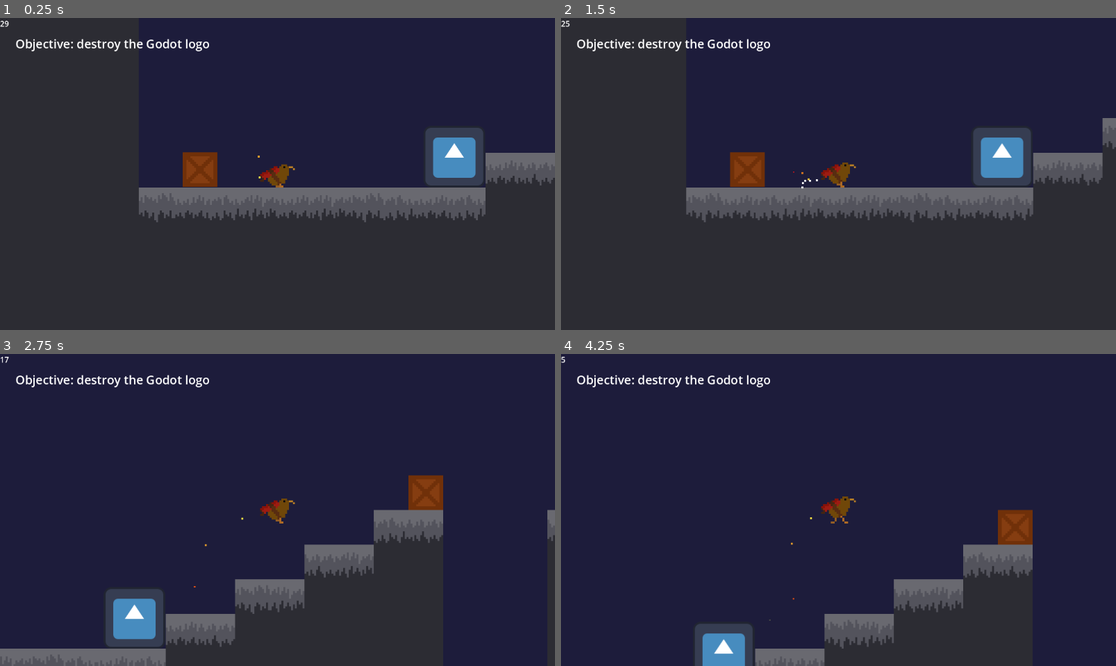
Above: before the commit, frames 1-4 (two rows, left to right).
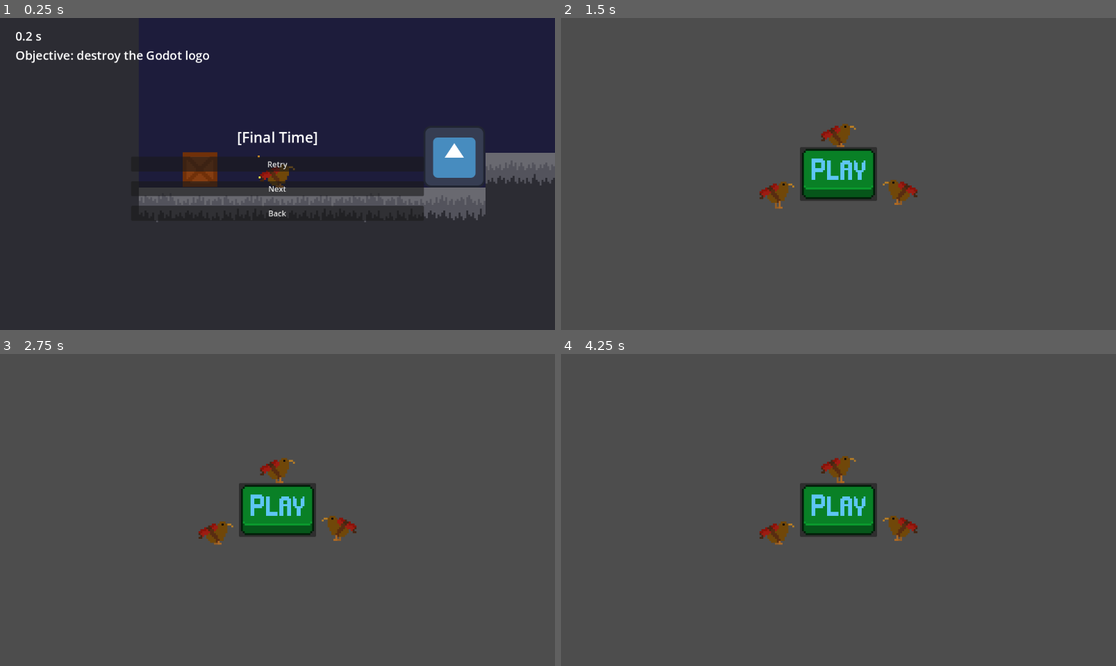
Above: after the commit, the same moments.

Repository: PixelParrot4/tactical-explosive-kiwi-simulator-2004
Game: Godot game, scene res://level_1.tscn
Same seed, same stepped clock (60 frames per second), same inputs: the game is played once before the commit and once after it. This scene is started directly instead of the project's main scene. The engine's default icon, where the game draws it, is replaced by a stand-in: a white triangle on a blue panel in a dark square.
Inputs (mouse positions are in pixels of both pictures, inside the frame that each line leads up to):
- Up to frame 1 (0.25 s): no input
- Up to frame 2 (1.5 s): click (838, 214) at 0.5 s, where only the run after the commit has a clickable "Back"; move the mouse to (960, 158) at 1.27 s; press the mouse at (960, 158) at 1.28 s; hold Right (right) from 1.28 s (still down)
- Up to frame 3 (2.75 s): keep holding Right (right); tap Up (ui_up) at 1.52, 2.27 s; move the mouse to (166, 525) at 2.02 s; release the mouse at (166, 525) at 2.03 s; click (166, 525) at 2.1 s
- Up to frame 4 (4.25 s): move the mouse to (894, 441) at 2.77 s; release Right (right) at 2.78 s; press the mouse at (894, 441) at 2.78 s; hold Left (left) 2.78-3.53 s; move the mouse to (810, 572) at 3.52 s; release the mouse at (810, 572) at 3.53 s; hold Right (right) from 3.53 s (still down); click (810, 572) at 3.6 s; tap Up (ui_up) at 3.77 s

The runs differ from the first frame. In frame 1, 4.8% of the frame differs, in the area x 0-77%, y 0-66%; in frame 2, 95%; in frame 3, 96%; in frame 4, 97%, in the area x 0-100%, y 0-100%.

Commit message:
added stopwatch for speedrunning, minor ui changes

Diff:
--- a/camera_and_ui.tscn
+++ b/camera_and_ui.tscn
@@ -86,6 +86,7 @@
 layout_mode = 2
 
 [node name="TimeLeft" type="Label" parent="UI"]
+visible = false
 layout_mode = 0
 offset_right = 40.0
 offset_bottom = 23.0
@@ -122,7 +123,6 @@
 color = Color(0.384314, 0.384314, 0.384314, 0.313726)
 
 [node name="EndScreen" type="VBoxContainer" parent="UI"]
-visible = false
 z_index = 2
 layout_mode = 1
 anchors_preset = 8
@@ -140,6 +140,7 @@
 alignment = 1
 
 [node name="Stars" type="HBoxContainer" parent="UI/EndScreen"]
+visible = false
 layout_mode = 2
 
 [node name="Sprite2D" type="Sprite2D" parent="UI/EndScreen/Stars"]
@@ -154,8 +155,9 @@
 position = Vector2(560, -70)
 texture = ExtResource("3_di54l")
 
-[node name="Label" type="Label" parent="UI/EndScreen"]
-layout_mode = 2
+[node name="FinalTime" type="Label" parent="UI/EndScreen"]
+layout_mode = 2
+theme_override_font_sizes/font_size = 30
 text = "[Final Time]"
 horizontal_alignment = 1
 
@@ -175,11 +177,24 @@
 [node name="Objective" type="Label" parent="UI"]
 layout_mode = 0
 offset_left = 32.0
-offset_top = 36.0
-offset_right = 291.0
-offset_bottom = 59.0
+offset_top = 60.0
+offset_right = 436.0
+offset_bottom = 95.0
 theme_override_font_sizes/font_size = 25
 text = "Objective: destroy the Godot logo"
+
+[node name="Stopwatch" type="Label" parent="UI"]
+layout_mode = 0
+offset_left = 32.0
+offset_top = 20.0
+offset_right = 270.0
+offset_bottom = 55.0
+theme_override_font_sizes/font_size = 25
+text = "[time spent in level]"
+
+[node name="StopwatchTimer" type="Timer" parent="UI"]
+wait_time = 0.1
+autostart = true
 
 [node name="CollisionShape2D" type="CollisionShape2D" parent="."]
 shape = SubResource("RectangleShape2D_6yqyg")
@@ -189,3 +204,4 @@
 [connection signal="value_changed" from="UI/VBoxContainer/GravityHSlider" to="UI" method="_on_gravity_h_slider_value_changed"]
 [connection signal="value_changed" from="UI/VBoxContainer/ExraGravityHSlider" to="UI" method="_on_exra_gravity_h_slider_value_changed"]
 [connection signal="value_changed" from="UI/VBoxContainer/FrictionHSlider" to="UI" method="_on_friction_h_slider_value_changed"]
+[connection signal="timeout" from="UI/StopwatchTimer" to="UI" method="_on_stopwatch_timer_timeout"]
--- a/level.gd
+++ b/level.gd
@@ -86,6 +86,10 @@
 func level_complete_or_failed():
 	$"CameraAndUI/UI/EndScreen".visible = true
 	$"CameraAndUI/UI/EndScreenUnderlay".visible = true
+	$"CameraAndUI/UI/EndScreen/FinalTime".text = str($"CameraAndUI/UI".time_spent_in_level)+" seconds"
+	$"CameraAndUI/UI/Objective".visible=false
+	$"CameraAndUI/UI/TimeLeft".visible=false
+	$"CameraAndUI/UI/StopwatchTimer".stop()
 	if has_level_been_completed == true:
 		$LevelComplete.play()
 	else:
--- a/ui.gd
+++ b/ui.gd
@@ -6,6 +6,7 @@
 @onready var GravityLabel = $VBoxContainer/GravityLabel
 @onready var ExtraGravityLabel =$VBoxContainer/ExtraGravityLabel
 @onready var FrictionLabel = $VBoxContainer/FrictionLabel
+var time_spent_in_level=0
 
 func _ready() -> void:
 	_on_speed_h_slider_value_changed(Player.MAX_SPEED)
@@ -41,8 +42,14 @@
 
 
 
-func _process(_delta: float):
-	if Player == null:
-		return
-	var time_left:int = $"../../Player/Fuse".time_left
-	$TimeLeft.text = str(time_left)
+#to be used only for debugging
+#func _process(_delta: float):
+	#if Player == null:
+		#return
+	#var time_left:int = $"../../Player/Fuse".time_left
+	#$TimeLeft.text = str(time_left)
+
+
+func _on_stopwatch_timer_timeout() -> void:
+	time_spent_in_level+=0.1
+	$Stopwatch.text=str(time_spent_in_level)+" s"
